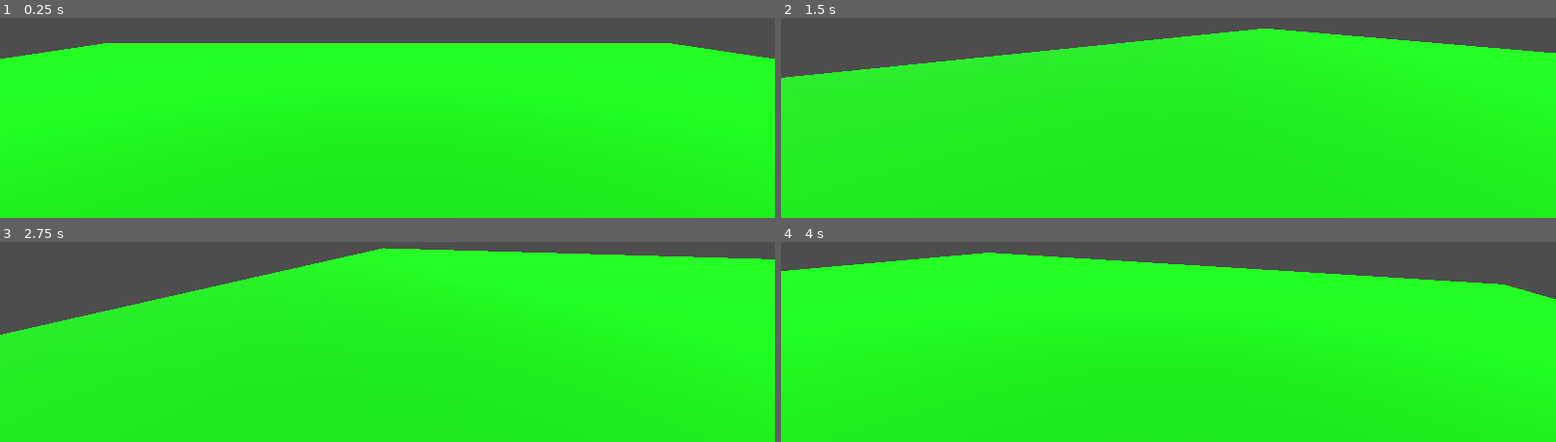
Above: before the commit, frames 1-4 (two rows, left to right).
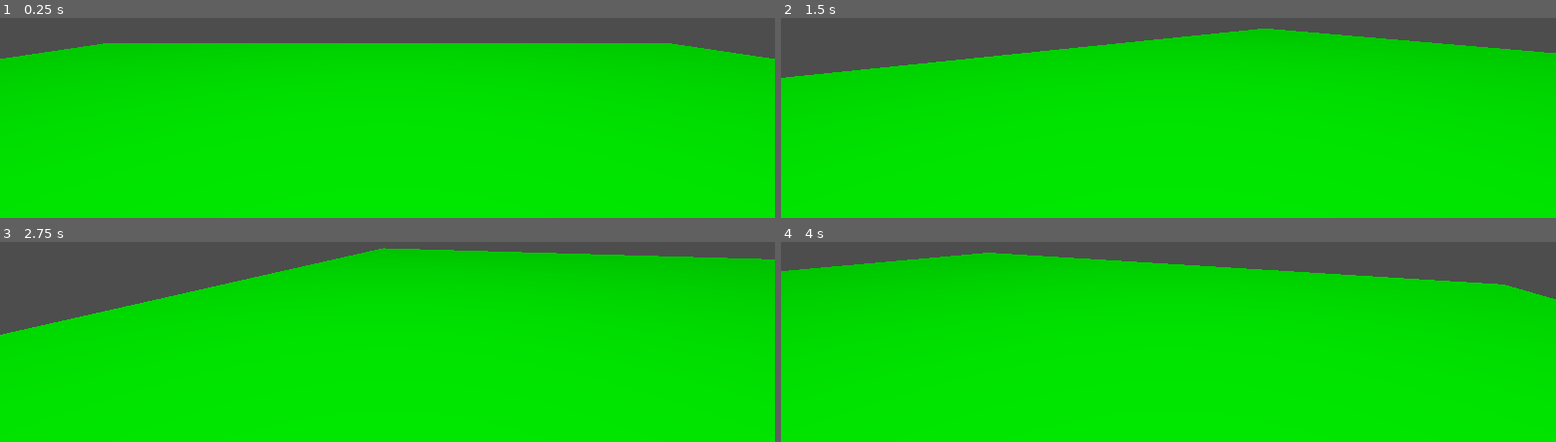
Above: after the commit, the same moments.

Repository: tested69420/fps-game
Game: Godot game, scene res://test world.tscn
The game is run twice, just before and just after one commit, with the same random seed, the same clock (stepped at 60 frames per second) and the same inputs.
Inputs (mouse positions are in pixels of both pictures, inside the frame that each line leads up to):
- Up to frame 1 (0.25 s): no input
- Up to frame 2 (1.5 s): tap Enter (ui_accept) at 0.5, 0.77 s; move the mouse to (outside the picture) at 0.52 s; hold Right (ui_right) 0.53-1.28 s; move the mouse to (1013, 22) at 1.27 s; hold Down (ui_down) from 1.28 s (still down)
- Up to frame 3 (2.75 s): tap Enter (ui_accept) at 1.52 s; move the mouse to (outside the picture) at 2.02 s; release Down (ui_down) at 2.03 s; hold Right (ui_right) from 2.03 s (still down)
- Up to frame 4 (4 s): move the mouse to (1129, 312) at 2.77 s; release Right (ui_right) at 2.78 s; hold Up (ui_up) 2.78-3.53 s; tap Enter (ui_accept) at 3.02, 3.5, 3.77 s; move the mouse to (1401, 290) at 3.52 s; hold Left (ui_left) from 3.53 s (still down)

The runs differ from the first frame. In frame 1, 86% of the frame differs, in the area x 0-100%, y 12-100%; in frame 2, 85%; in frame 3, 85%; in frame 4, 87%, in the area x 0-100%, y 5-100%.

Commit message:
Update test world.tscn
better floor

Diff:
--- a/test world.tscn
+++ b/test world.tscn
@@ -6,7 +6,11 @@
 data = PackedVector3Array(1, 0, 1, -1, 0, 1, 1, 0, -1, -1, 0, 1, -1, 0, -1, 1, 0, -1)
 
 [sub_resource type="StandardMaterial3D" id="StandardMaterial3D_7nolj"]
+shading_mode = 2
+disable_ambient_light = true
 albedo_color = Color(0, 1, 0, 1)
+metallic_specular = 0.77
+roughness = 0.0
 
 [sub_resource type="PlaneMesh" id="PlaneMesh_ow5s7"]
 material = SubResource("StandardMaterial3D_7nolj")
Not shown: 1 places in test world.tscn that only renumber resources
